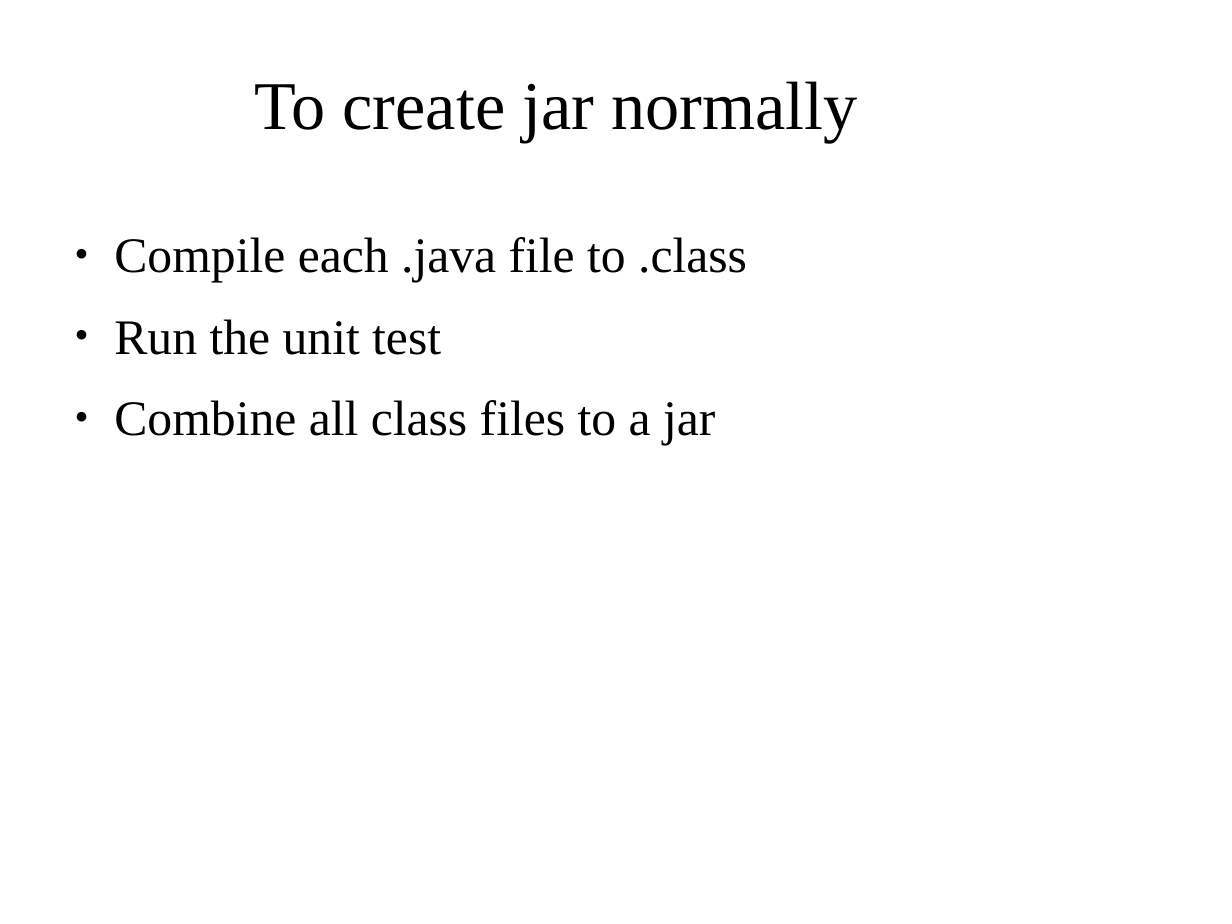
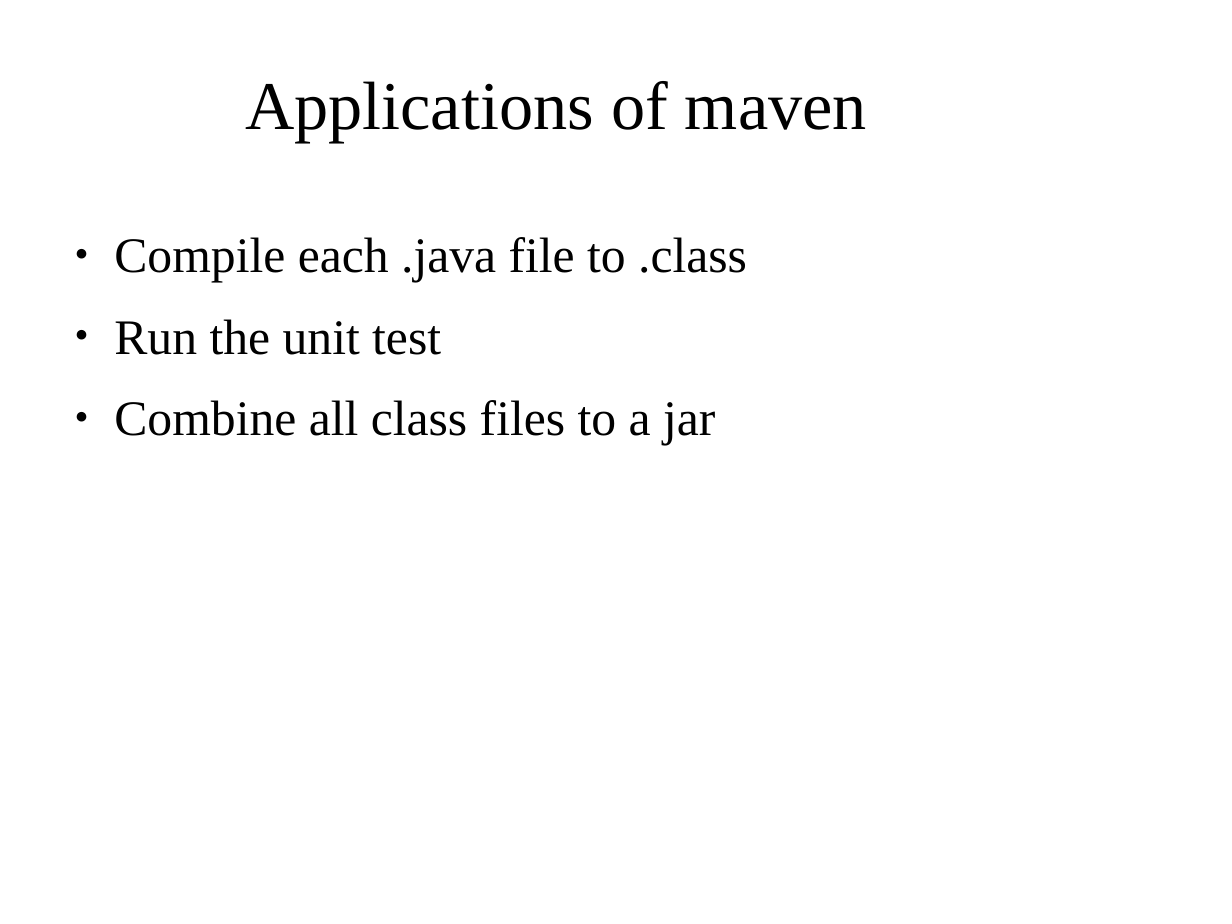
Before and after one commit to shikha-desai/Internship_PreWork, a slide deck: slide 2 of Tools/Maven/Maven_Notes.odp. Drawn at 1232x924 pixels with LibreOffice and Linux fonts; fonts in the diff are those of the drawing; background and template pictures are left out. Boxes give left, top, right and bottom in pixels: in the first picture for what was removed or moved away, otherwise in the second. Text is boxed around its words. In the diff, an @@ line names an element or a change of style, - is before the commit and + after.

Commit message:
Updated maven ppt

```diff
--- a/Tools/Maven/Maven_Notes.odp
+++ b/Tools/Maven/Maven_Notes.odp
@@ title at box(245, 81, 867, 143): text changed @@
-To create jar normally
+Applications of maven
```
Also in this commit, not shown: 1 other file.
